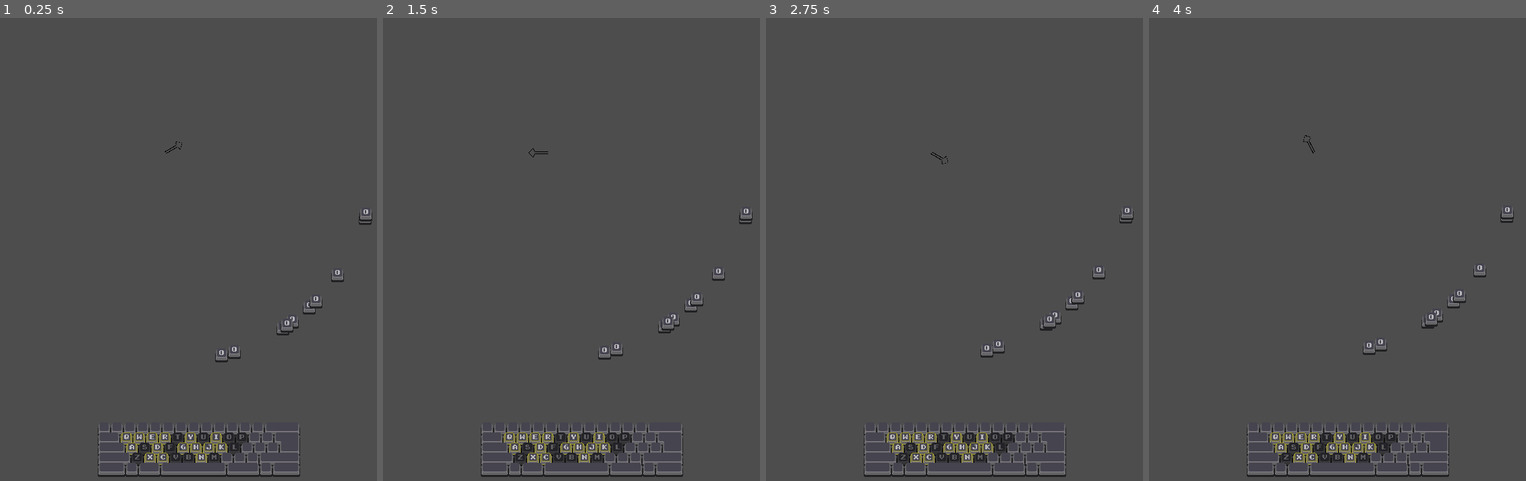
Above: before the commit, frames 1-4 (left to right).
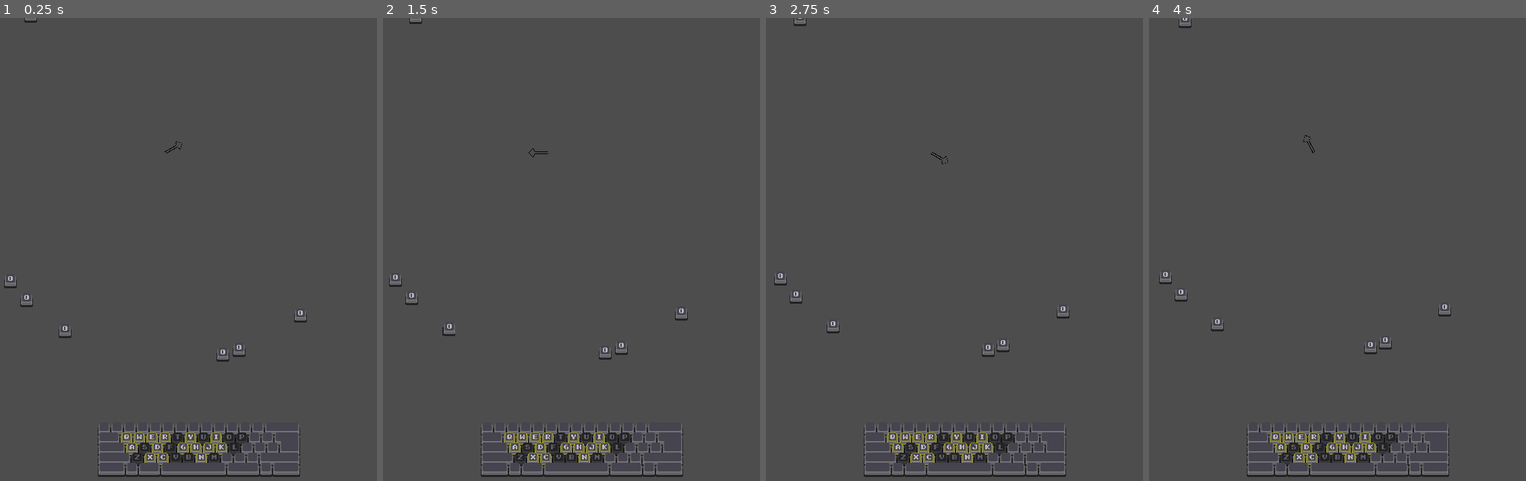
Above: after the commit, the same moments.

Repository: youchanje30/Help-Me-KeyBoard-Warrior
Game: Godot game, scene res://Scenes/test_main.tscn
The game is run twice, just before and just after one commit, with the same random seed, the same clock (stepped at 60 frames per second) and the same inputs.
Inputs:
- Up to frame 1 (0.25 s): no input
- Up to frame 2 (1.5 s): tap Enter (ui_accept) at 0.5, 0.6, 0.77, 1.07, 1.35 s
- Up to frame 3 (2.75 s): tap Enter (ui_accept) at 1.52, 1.82, 2, 2.1 s
- Up to frame 4 (4 s): tap Enter (ui_accept) at 2.85, 3.02, 3.32, 3.6, 3.77 s

The runs differ from the first frame. In frame 1, 0.5% of the frame differs, in the area x 1-99%, y 0-75%; in frame 2, 0.5%; in frame 3, 0.5%; in frame 4, 0.5%, in the area x 2-97%, y 0-73%.

Commit message:
Add Damage Effect Enter Key
enemy damage effect
specific enter key

Diff:
--- a/Scenes/Enemys/BaseEnemy.tscn
+++ b/Scenes/Enemys/BaseEnemy.tscn
@@ -6,8 +6,46 @@
 [sub_resource type="RectangleShape2D" id="RectangleShape2D_44i8h"]
 size = Vector2(19, 21)
 
-[node name="BaseEnemy" type="Node2D"]
+[sub_resource type="Animation" id="Animation_36ghf"]
+resource_name = "Hurt"
+length = 0.5
+tracks/0/type = "value"
+tracks/0/imported = false
+tracks/0/enabled = true
+tracks/0/path = NodePath("Sprite2D:modulate")
+tracks/0/interp = 1
+tracks/0/loop_wrap = true
+tracks/0/keys = {
+"times": PackedFloat32Array(0, 0.05, 0.4),
+"transitions": PackedFloat32Array(1, 1, 1),
+"update": 0,
+"values": [Color(1, 1, 1, 1), Color(1, 0.260006, 0.200835, 1), Color(1, 1, 1, 1)]
+}
+
+[sub_resource type="Animation" id="Animation_iyrhp"]
+length = 0.001
+tracks/0/type = "value"
+tracks/0/imported = false
+tracks/0/enabled = true
+tracks/0/path = NodePath("Sprite2D:modulate")
+tracks/0/interp = 1
+tracks/0/loop_wrap = true
+tracks/0/keys = {
+"times": PackedFloat32Array(0),
+"transitions": PackedFloat32Array(1),
+"update": 0,
+"values": [Color(1, 1, 1, 1)]
+}
+
+[sub_resource type="AnimationLibrary" id="AnimationLibrary_ppm2c"]
+_data = {
+"Hurt": SubResource("Animation_36ghf"),
+"RESET": SubResource("Animation_iyrhp")
+}
+
+[node name="BaseEnemy" type="Node2D" node_paths=PackedStringArray("anim")]
 script = ExtResource("1_2jx4x")
+anim = NodePath("Animation Player")
 
 [node name="Sprite2D" type="Sprite2D" parent="."]
 texture = ExtResource("2_ky3xn")
@@ -21,3 +59,9 @@
 [node name="CollisionShape2D" type="CollisionShape2D" parent="Area2D"]
 position = Vector2(9.5, 10.5)
 shape = SubResource("RectangleShape2D_44i8h")
+
+[node name="Animation Player" type="AnimationPlayer" parent="."]
+deterministic = true
+libraries = {
+"": SubResource("AnimationLibrary_ppm2c")
+}
--- /dev/null
+++ b/Scenes/Keys/SpecificKeys/EnterKey.tscn
@@ -0,0 +1,10 @@
+[gd_scene load_steps=3 format=3 uid="uid://m6tseodvlm4g"]
+
+[ext_resource type="Script" path="res://Scripts/Key/SpecificKey/EnterKey.gd" id="1_d210a"]
+[ext_resource type="Texture2D" uid="uid://cqoob2l7d7h2e" path="res://Sprites/Keyboards/EmptyKeys/EMPTY117.png" id="2_gdou0"]
+
+[node name="EnterKey" type="Node"]
+script = ExtResource("1_d210a")
+texture = ExtResource("2_gdou0")
+z_index = 1
+offset = Vector2(261, 15)
--- a/Scenes/keyboards/keyboard_only_empty_keys.tscn
+++ b/Scenes/keyboards/keyboard_only_empty_keys.tscn
@@ -130,6 +130,7 @@
 region_rect = Rect2(0, 0, 19, 21)
 
 [node name="enter" type="Sprite2D" parent="1"]
+visible = false
 z_index = 1
 position = Vector2(261, 15)
 texture = ExtResource("4_boaed")
--- a/Scenes/test_main.tscn
+++ b/Scenes/test_main.tscn
@@ -1,6 +1,7 @@
-[gd_scene load_steps=2 format=3 uid="uid://cbkfpumh27t1n"]
+[gd_scene load_steps=3 format=3 uid="uid://cbkfpumh27t1n"]
 
 [ext_resource type="PackedScene" uid="uid://d2mgkbc7a06ri" path="res://Scenes/keyboard.tscn" id="1_7ms1x"]
+[ext_resource type="PackedScene" uid="uid://m6tseodvlm4g" path="res://Scenes/Keys/SpecificKeys/EnterKey.tscn" id="2_fcrxf"]
 
 [node name="TestMain" type="Node"]
 
@@ -8,3 +9,6 @@
 
 [node name="Camera2D" type="Camera2D" parent="."]
 position = Vector2(0, 200)
+
+[node name="EnterKey" parent="." node_paths=PackedStringArray("generator") instance=ExtResource("2_fcrxf")]
+generator = NodePath("../Keyboard")
--- a/Scripts/Enemys/BaseEnemy.gd
+++ b/Scripts/Enemys/BaseEnemy.gd
@@ -9,8 +9,8 @@
 
 func move(delta):
 	translate(move_vec * speed * delta)
-
-func get_damage(damage : float):
-	cur_hp -= damage
-	if cur_hp <= 0:
-		self.queue_free()
+#
+#func get_damage(damage : float):
+	#cur_hp -= damage
+	#if cur_hp <= 0:
+		#self.queue_free()
--- a/Scripts/Interface/IEnemy.gd
+++ b/Scripts/Interface/IEnemy.gd
@@ -1,8 +1,10 @@
 extends Node2D
 class_name IEnemy
 
+@export var anim : AnimationPlayer
+
 var max_hp : float = 10
-var cur_hp
+var cur_hp : float = 10
 
 func _ready() -> void:
 	cur_hp = max_hp
@@ -15,6 +17,12 @@
 
 
 #region Damage Process
-func get_damage(damage : float): pass
+func get_damage(damage : float):
+	damage_effect()
+	cur_hp -= damage
+	if cur_hp <= 0:
+		self.queue_free()
 
+func damage_effect():
+	anim.play("Hurt")
 #endregion
--- a/Scripts/Key/KeySpriteController.gd
+++ b/Scripts/Key/KeySpriteController.gd
@@ -39,6 +39,12 @@
 
 
 #region Change Sprite
+func down_up_btn():
+	press_btn()
+	await get_tree().create_timer(0.05).timeout
+	disable_btn()
+
+
 func up_btn()->void:
 	sprite.region_rect.position = Vector2(region_x_size*2, 0)
 
--- a/Scripts/Key/SpecificKey/EnterKey.gd
+++ b/Scripts/Key/SpecificKey/EnterKey.gd
@@ -1,10 +1,13 @@
 extends Node
 
+@export var texture : Texture2D
+@export var z_index : int
+@export var offset : Vector2
+@export var generator : GenerateKeyboard
 
 # Called when the node enters the scene tree for the first time.
 func _ready() -> void:
-	pass # Replace with function body.
-
+	KeyboardController.add_enter_key(generator.generate_key(texture, z_index, generator.position + offset))
 
 # Called every frame. 'delta' is the elapsed time since the previous frame.
 func _process(delta: float) -> void:
--- a/Scripts/Keyboard/GenerateKeyboard.gd
+++ b/Scripts/Keyboard/GenerateKeyboard.gd
@@ -1,4 +1,5 @@
 extends Node2D
+class_name GenerateKeyboard
 
 @export var qwer_layer : Array[Texture2D]
 @export var asdf_layer : Array[Texture2D]
--- a/Scripts/Keyboard/KeyboardController.gd
+++ b/Scripts/Keyboard/KeyboardController.gd
@@ -7,15 +7,20 @@
 var arrow_input = preload("res://Scenes/Arrow.tscn")
 var arrow
 
+var enter : key_sprite_controller
+
 func _ready() -> void:
 	key_list.resize(27)
 	arrow = arrow_input.instantiate()
 	add_child(arrow)
 	arrow.global_position = Vector2.ZERO
 
+func add_enter_key(key_sprite:key_sprite_controller):
+	enter = key_sprite
 
 
 #region key controll
+
 func add_key(index:int, key_sprite:key_sprite_controller):
 	var key = nonekey.instantiate()
 	add_child(key)
@@ -37,6 +42,8 @@
 		cur_key_list.append(index)
 
 func reset_key():
+	if enter != null: enter.down_up_btn()
+
 	for index in cur_key_list:
 		key_list[index].up_key()
 		key_list[index].shoot_key(arrow.angle, 100)
--- a/Scripts/Managers/EmenyController.gd
+++ b/Scripts/Managers/EmenyController.gd
@@ -5,7 +5,7 @@
 func _ready() -> void:
 
 	for i in range(10):
-		var spawn_pos = Vector2(randf_range(0, 1), randf_range(0, 1)).normalized()
+		var spawn_pos = Vector2(randf_range(-1, 1), randf_range(-1, 1)).normalized()
 		var enemy = enemy_base.instantiate()
 		add_child(enemy)
 
Not shown: 1 places in Scenes/Enemys/BaseEnemy.tscn that only renumber resources
